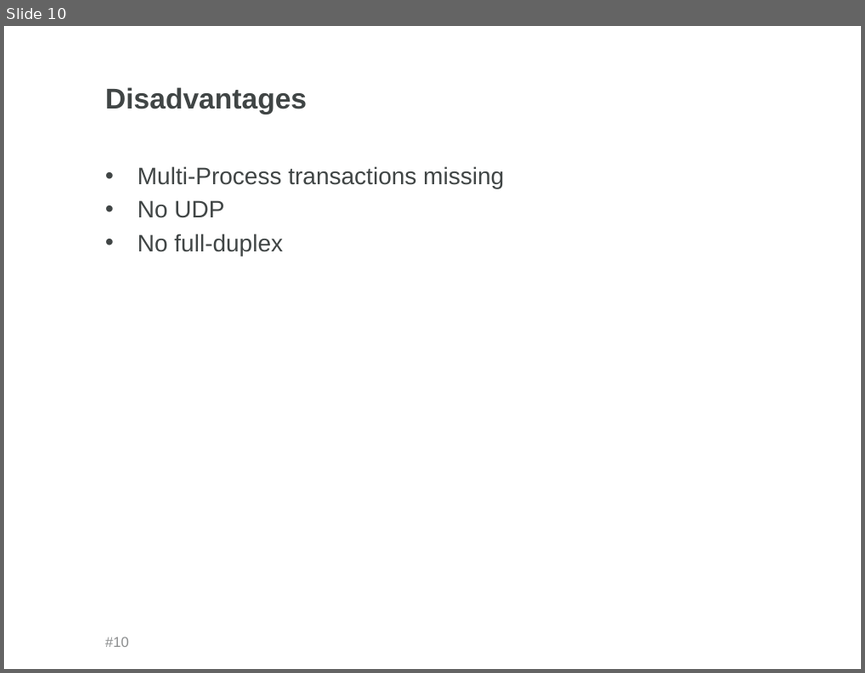
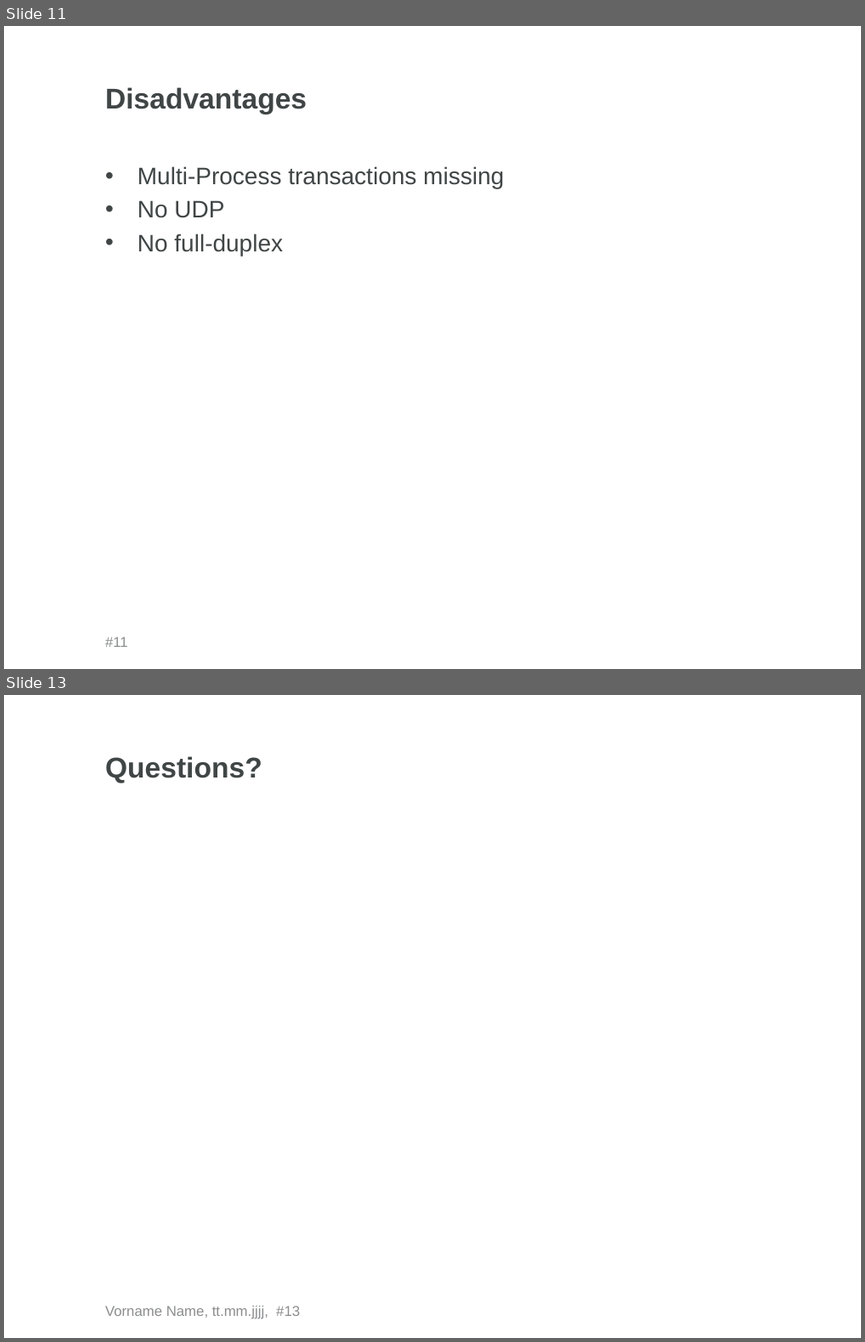
Before and after one commit to rfe-nosi/WebAPI, a slide deck: WebAPI_Short.pptx. Shown one above the other, each under a label of ours: slide 10 before the commit, slides 11 and 13 after it; the slides between them are not shown. The pictures are 865x673 and 865x1342 pixels, drawn with LibreOffice and Linux fonts; fonts in the diff are those of the drawing; background and template pictures are left out. Boxes give left, top, right and bottom in pixels: in the first picture for what was removed or moved away, otherwise in the second. Text is boxed around its words. In the diff, an @@ line names an element or a change of style, - is before the commit and + after.

```diff
--- a/WebAPI_Short.pptx
+++ b/WebAPI_Short.pptx
@@ slide 13 added at box(4, 695, 861, 1338), background #FFFFFF @@
@@ title added at box(105, 756, 262, 783), 24 pt, text #404545, bold @@
+Questions?
@@ text added at box(105, 1305, 300, 1319), 12 pt, text #8B8D8E @@
+Vorname Name, tt.mm.jjjj, #13
@@ what was slide 10 is now slide 11 @@
@@ page number at box(105, 636, 128, 646): text changed @@
-#10
+#11
```
Also in this commit, not shown: 4 slides changed, 2 other slides added, 1 slide removed, 2 other files.
